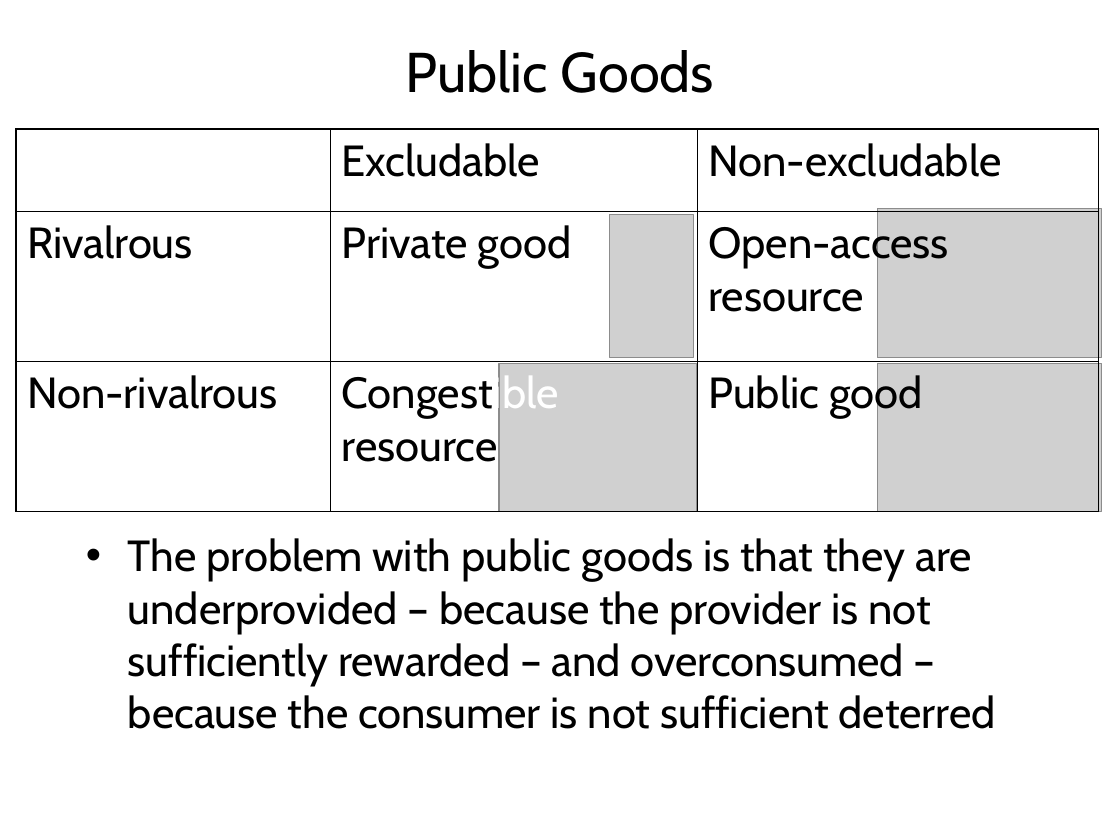
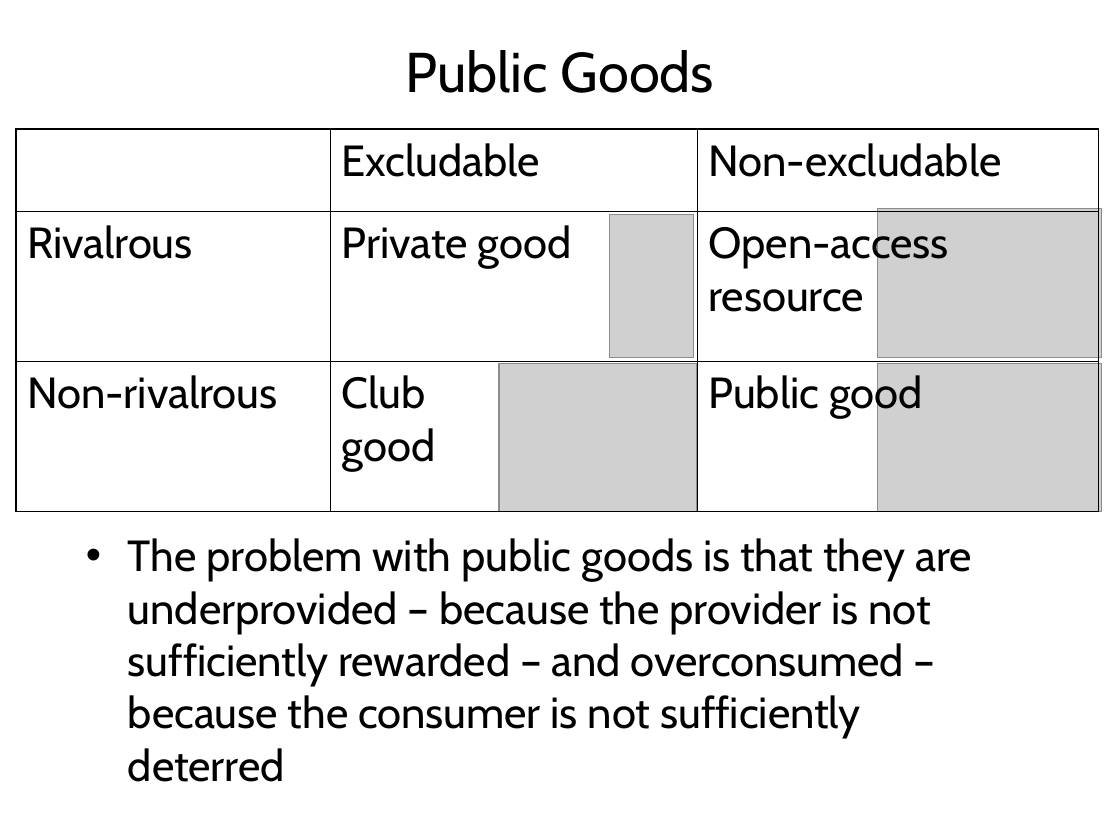
Before and after one commit to rtol/Environmental-Economics, a slide deck: slide 29 of EE2 Externalities.pptx (slide 28 before the commit). Drawn at 1120x840 pixels with LibreOffice and Linux fonts; fonts in the diff are those of the drawing; grey boxes stand for pictures. Boxes give left, top, right and bottom in pixels: in the first picture for what was removed or moved away, otherwise in the second. Text is boxed around its words. In the diff, an @@ line names an element or a change of style, - is before the commit and + after.

```diff
--- a/EE2 Externalities.pptx
+++ b/EE2 Externalities.pptx
@@ table at (16, 129, 1098, 512) @@
-row 3, column 2: Congestible resource
+row 3, column 2: Club / good
@@ text at (128, 538, 972, 782): text changed @@
-• The problem with public goods is that they are underprovided – because the provider is not sufficiently rewarded – and overconsumed – because the consumer is not sufficient deterred
+• The problem with public goods is that they are underprovided – because the provider is not sufficiently rewarded – and overconsumed – because the consumer is not sufficiently deterred
```
Also in this commit, not shown: 8 other slides changed, 1 slide added, 8 other files.
